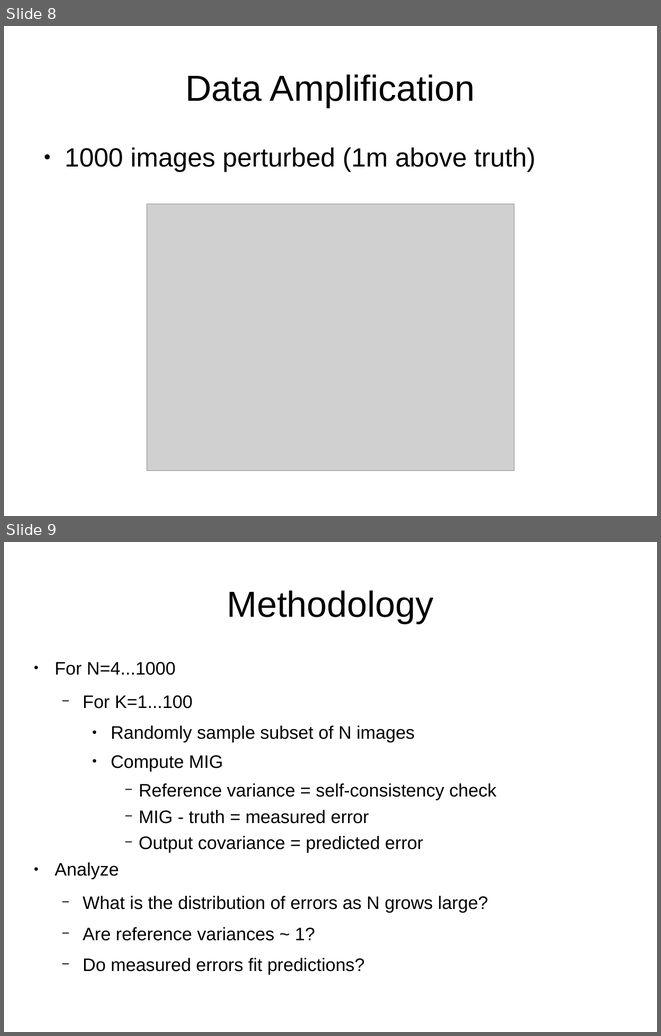
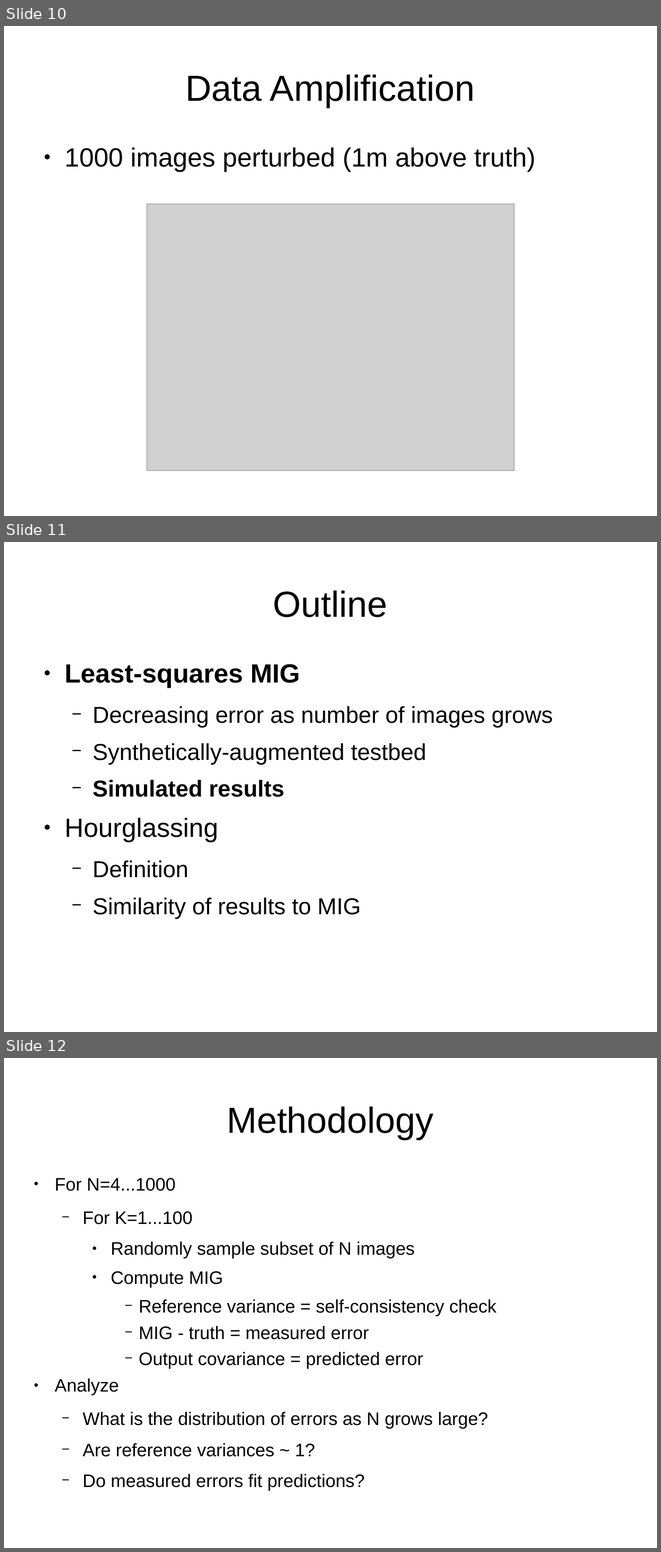
Before and after one commit to sethmerickel/Multi-Image-Geopositioning, a slide deck: papers/asprs2017b.odp. Shown one above the other, each under a label of ours: slides 8 and 9 before the commit, slides 10, 11 and 12 after it. The pictures are 661x1036 and 661x1552 pixels, drawn with LibreOffice and Linux fonts; fonts in the diff are those of the drawing; grey boxes stand for pictures. Boxes give left, top, right and bottom in pixels: in the first picture for what was removed or moved away, otherwise in the second. Text is boxed around its words. In the diff, an @@ line names an element or a change of style, - is before the commit and + after.

```diff
--- a/papers/asprs2017b.odp
+++ b/papers/asprs2017b.odp
@@ slide 11 added at (x1=4, y1=542, x2=657, y2=1032), background #FFFFFF @@
@@ title added at (x1=273, y1=590, x2=388, y2=617), 44 pt, text #000000 @@
+Outline
@@ text added at (x1=64, y1=664, x2=553, y2=919), 28 pt, text #000000 @@
+● Least-squares MIG
+  − Decreasing error as number of images grows
+  − Synthetically-augmented testbed
+  − Simulated results
+● Hourglassing
+  − Definition
+  − Similarity of results to MIG
@@ what was slide 8 is now slide 10 @@
@@ what was slide 9 is now slide 12 @@
```
Also in this commit, not shown: 1 slide changed, 10 other slides added, 1 slide removed.
